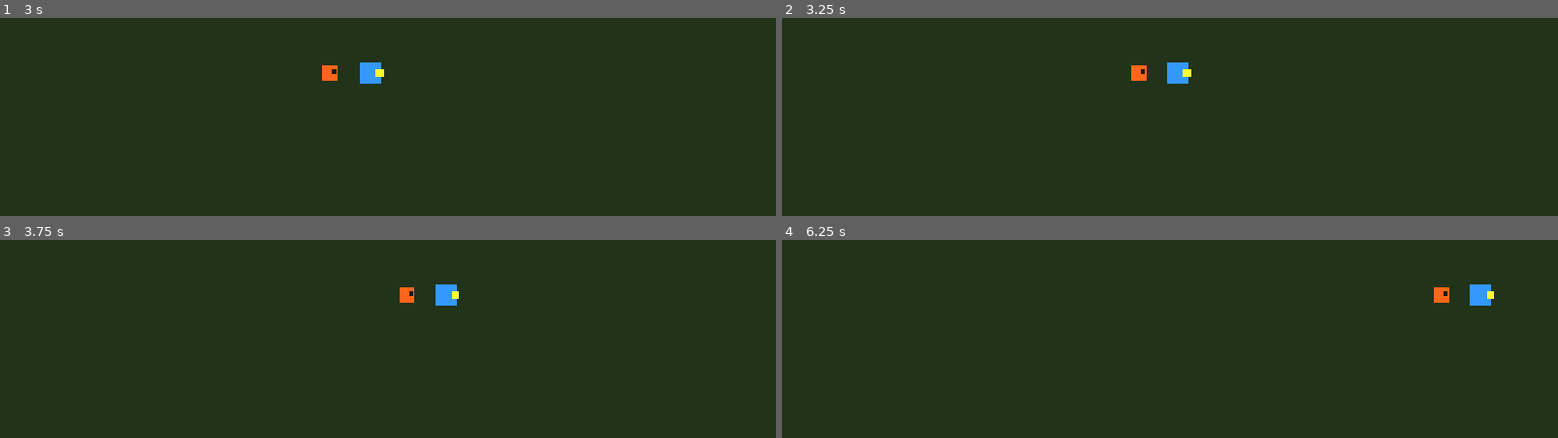
Above: before the commit, frames 1-4 (two rows, left to right).
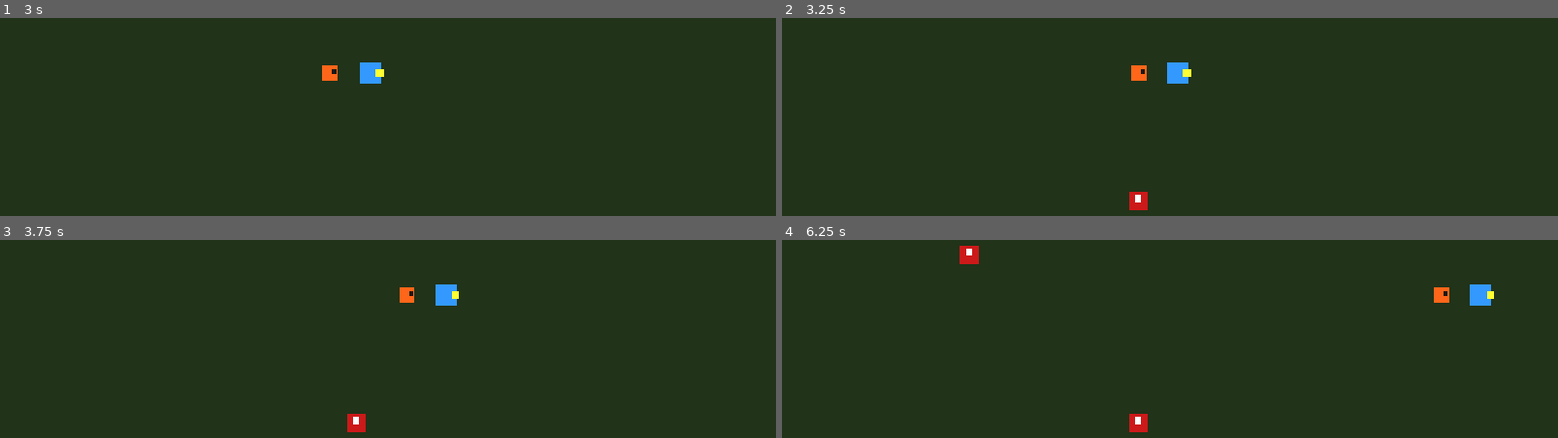
Above: after the commit, the same moments.

Repository: estebo0/idle-pet-game
Game: Godot game, scene res://scenes/World.tscn
Same seed, same stepped clock (60 frames per second), same inputs: the game is played once before the commit and once after it.
Inputs:
- Up to frame 1 (3 s): no input
- Up to frame 2 (3.25 s): no input
- Up to frame 3 (3.75 s): no input
- Up to frame 4 (6.25 s): no input

Frame 1 is identical in both runs. In frame 2, 0.2% of the frame differs, in the area x 44-48%, y 87-98%; in frame 3, 0.2%; in frame 4, 0.5%, in the area x 22-48%, y 2-98%.

Commit message:
Add enemies that spawn randomly and pet attack system

Diff:
--- /dev/null
+++ b/scenes/Enemy.tscn
@@ -0,0 +1,20 @@
+[gd_scene load_steps=2 format=3 uid="uid://enemy00001"]
+
+[ext_resource type="Script" path="res://scripts/Enemy.gd" id="1_enemy"]
+
+[node name="Enemy" type="Node2D"]
+script = ExtResource("1_enemy")
+
+[node name="Body" type="ColorRect" parent="."]
+offset_left = -14.0
+offset_top = -14.0
+offset_right = 14.0
+offset_bottom = 14.0
+color = Color(0.8, 0.1, 0.1, 1)
+
+[node name="Symbol" type="ColorRect" parent="."]
+offset_left = -4.0
+offset_top = -10.0
+offset_right = 4.0
+offset_bottom = 2.0
+color = Color(1, 1, 1, 1)
--- a/scenes/World.tscn
+++ b/scenes/World.tscn
@@ -1,7 +1,8 @@
-[gd_scene load_steps=3 format=3 uid="uid://world00001"]
+[gd_scene load_steps=4 format=3 uid="uid://world00001"]
 
 [ext_resource type="PackedScene" uid="uid://b1player00001" path="res://scenes/Player.tscn" id="1_world"]
 [ext_resource type="PackedScene" uid="uid://pet00001" path="res://scenes/Pet.tscn" id="2_world"]
+[ext_resource type="Script" path="res://scripts/EnemySpawner.gd" id="3_world"]
 
 [node name="World" type="Node2D"]
 
@@ -17,3 +18,6 @@
 
 [node name="Pet" parent="." instance=ExtResource("2_world")]
 position = Vector2(40, 324)
+
+[node name="EnemySpawner" type="Node2D" parent="."]
+script = ExtResource("3_world")
--- /dev/null
+++ b/scripts/Enemy.gd
@@ -0,0 +1,11 @@
+extends Node2D
+
+var hp: int = 3
+
+func take_damage(amount: int) -> void:
+	hp -= amount
+	modulate = Color(1, 0.3, 0.3)
+	await get_tree().create_timer(0.1).timeout
+	modulate = Color(1, 1, 1)
+	if hp <= 0:
+		queue_free()
--- /dev/null
+++ b/scripts/EnemySpawner.gd
@@ -0,0 +1,22 @@
+extends Node2D
+
+const ENEMY_SCENE = preload("res://scenes/Enemy.tscn")
+const SPAWN_INTERVAL = 3.0
+
+var spawn_timer: float = SPAWN_INTERVAL
+
+func _process(delta: float) -> void:
+	spawn_timer -= delta
+	if spawn_timer <= 0.0:
+		_spawn_enemy()
+		spawn_timer = SPAWN_INTERVAL
+
+func _spawn_enemy() -> void:
+	var enemy = ENEMY_SCENE.instantiate()
+	enemy.add_to_group("enemies")
+	var screen = get_viewport_rect().size
+	enemy.position = Vector2(
+		randf_range(100, screen.x - 100),
+		randf_range(100, screen.y - 100)
+	)
+	get_parent().add_child(enemy)
--- a/scripts/Pet.gd
+++ b/scripts/Pet.gd
@@ -2,18 +2,38 @@
 
 const SPEED = 180.0
 const FOLLOW_DISTANCE = 60.0
+const ATTACK_RANGE = 80.0
+const ATTACK_DAMAGE = 1
+const ATTACK_COOLDOWN = 0.8
 
 var target: Node2D = null
+var attack_timer: float = 0.0
 
 func _ready() -> void:
 	target = get_parent().get_node("Player")
 
 func _process(delta: float) -> void:
-	if target == null:
-		return
+	attack_timer -= delta
 
-	var distance = position.distance_to(target.position)
+	var nearest_enemy = _get_nearest_enemy()
 
-	if distance > FOLLOW_DISTANCE:
+	if nearest_enemy != null and position.distance_to(nearest_enemy.position) <= ATTACK_RANGE:
+		# Atacar al enemigo más cercano
+		if attack_timer <= 0.0:
+			nearest_enemy.take_damage(ATTACK_DAMAGE)
+			attack_timer = ATTACK_COOLDOWN
+	elif target != null and position.distance_to(target.position) > FOLLOW_DISTANCE:
+		# Seguir al jugador si no hay enemigos cerca
 		var direction = (target.position - position).normalized()
 		position += direction * SPEED * delta
+
+func _get_nearest_enemy() -> Node2D:
+	var enemies = get_tree().get_nodes_in_group("enemies")
+	var nearest: Node2D = null
+	var min_dist = INF
+	for enemy in enemies:
+		var d = position.distance_to(enemy.position)
+		if d < min_dist:
+			min_dist = d
+			nearest = enemy
+	return nearest
